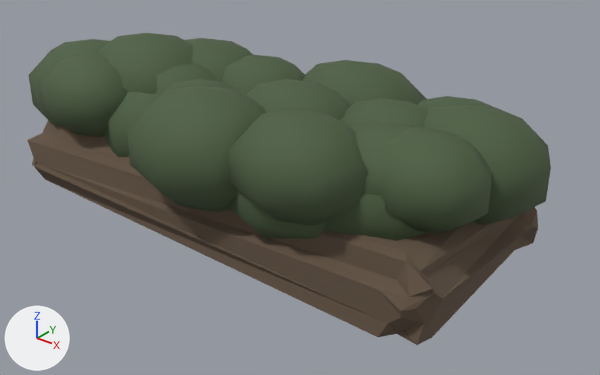
An edit to the glTF model ocean/swat/assets/environment/hollow_v1/props/laurel_berm.glb, drawn before and after from the same camera.
Rendered twice from a 50 mm camera at (7.31, -8.26, 5.78) aimed at (0.62, 0.11, 0.59). The lights are fixed; the arrows at lower left show +X, +Y and +Z. The first picture is the older version. Vertices at exactly the same position are counted once.

Names of what the first picture shows: 'laurel_berm'.
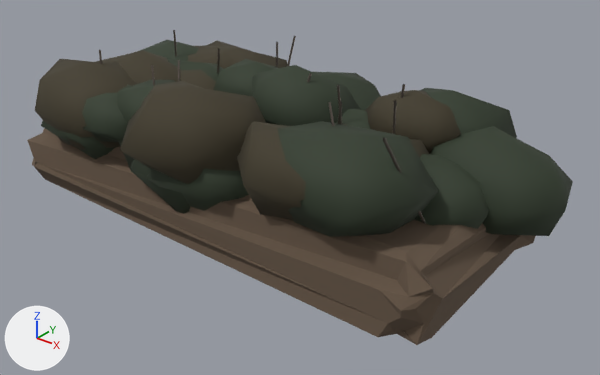
Edits to the bpy script that builds the scene:
```text
Change mat_laurel:
    mat_laurel.base_color: (0.07, 0.11, 0.05) -> (0.028, 0.042, 0.022)  # dark green #4b5d3f -> dark green #2f3a29
Change me_laurel_berm:
    remove me_laurel_berm.from_pydata(...)  # 980 vertices, 1852 faces; spans x -4.21..4.08, y -2.12..2.15, z -0.08..2.42
    add me_laurel_berm.from_pydata(...)  # 990 vertices, 1728 faces; spans x -3.68..4.29, y -2.11..2.04, z -0.08..2.33
    me_laurel_berm part 1: the loose piece of 34 vertices spanning x -0.36..1.91, y 0.25..2.15, z 0.6..2.2 is rebuilt with 23 vertices and now spans x -0.63..1.59, y 0.18..1.74, z 0.68..2.06
    me_laurel_berm part 2: the loose piece of 34 vertices spanning x 2.04..4.08, y -0.38..1.32, z 0.82..2.25 is rebuilt with 23 vertices and now spans x 2.31..4.29, y 0.08..1.63, z 0.56..1.92
    me_laurel_berm part 3: the loose piece of 34 vertices spanning x -1.0..1.24, y -2.12..-0.26, z 0.73..2.3 is rebuilt with 23 vertices and now spans x -1.2..0.87, y -2.11..-0.32, z 0.88..2.25, in mat_laurel_dark (brown #3f3827)
    me_laurel_berm part 4: the loose piece of 34 vertices spanning x -2.61..-0.52, y -1.36..0.39, z 0.48..1.95 is rebuilt with 23 vertices and now spans x -2.45..-0.28, y -0.86..0.78, z 0.71..1.93, in mat_laurel_dark (brown #3f3827)
    me_laurel_berm part 5: the loose piece of 34 vertices spanning x -2.67..-0.4, y -0.46..1.43, z 0.7..2.29 is rebuilt with 23 vertices and now spans x -2.58..-0.39, y 0.26..1.88, z 0.71..1.94, in mat_laurel_dark (brown #3f3827)
    me_laurel_berm part 6: the loose piece of 34 vertices spanning x 0.24..2.26, y -1.02..0.67, z 0.57..1.99 is rebuilt with 23 vertices and now spans x 0.77..2.83, y -0.95..0.56, z 0.54..1.78, in mat_laurel_dark (brown #3f3827)
    me_laurel_berm part 7: the loose piece of 34 vertices spanning x -2.43..-0.52, y -1.0..0.6, z 0.83..2.18 is rebuilt with 23 vertices and now spans x -3.3..-0.98, y -1.0..0.64, z 0.79..2.18, in mat_laurel_dark (brown #3f3827)
    me_laurel_berm part 8: the loose piece of 34 vertices spanning x -3.18..-0.96, y -1.1..0.75, z 0.87..2.42 is rebuilt with 23 vertices and now spans x -3.32..-1.34, y -0.67..0.89, z 0.52..1.89, in mat_laurel_dark (brown #3f3827)
    me_laurel_berm part 9: the loose piece of 34 vertices spanning x 1.44..3.54, y -0.49..1.26, z 0.59..2.06 is rebuilt with 23 vertices and now spans x 2.08..3.58, y -0.56..0.63, z 0.65..1.67
    me_laurel_berm part 10: the loose piece of 34 vertices spanning x 1.85..3.55, y 0.04..1.45, z 1.01..2.2 is rebuilt with 23 vertices and now spans x 1.41..3.18, y 0.43..1.84, z 1.05..2.17
    me_laurel_berm part 11: the loose piece of 34 vertices spanning x -3.61..-1.66, y -0.09..1.53, z 0.64..2.01 is rebuilt with 23 vertices and now spans x -3.62..-1.51, y 0.08..1.66, z 0.87..1.96
    me_laurel_berm part 12: the loose piece of 34 vertices spanning x 0.26..2.39, y -1.01..0.76, z 0.5..1.99 is rebuilt with 23 vertices and now spans x 0.36..2.39, y -0.26..1.38, z 0.63..1.86
    me_laurel_berm part 13: the loose piece of 34 vertices spanning x -0.27..1.74, y -0.98..0.7, z 0.84..2.25 is rebuilt with 23 vertices and now spans x -0.42..1.31, y -0.39..0.99, z 1.07..2.33
    me_laurel_berm part 14: the loose piece of 34 vertices spanning x 1.67..3.28, y -1.2..0.14, z 1.05..2.18 is rebuilt with 23 vertices and now spans x 0.98..3.22, y -1.71..-0.03, z 0.91..2.09
    me_laurel_berm part 15: the loose piece of 34 vertices spanning x 0.17..2.43, y -1.72..0.17, z 0.43..2.02 is rebuilt with 23 vertices and now spans x 0.63..2.54, y -1.71..-0.18, z 0.88..2.02, in mat_laurel_dark (brown #3f3827)
    me_laurel_berm part 16: the loose piece of 34 vertices spanning x -1.18..0.55, y -1.54..-0.09, z 1.0..2.21 is rebuilt with 23 vertices and now spans x -1.21..0.66, y -1.29..-0.07, z 0.65..1.69
    me_laurel_berm part 17: the loose piece of 34 vertices spanning x -3.33..-1.61, y -1.65..-0.21, z 0.99..2.19 is rebuilt with 23 vertices and now spans x -3.33..-1.1, y -1.82..-0.1, z 0.89..2.14, in mat_laurel_dark (brown #3f3827)
    me_laurel_berm part 18: the loose piece of 34 vertices spanning x -1.49..0.38, y -0.18..1.38, z 0.87..2.18 is rebuilt with 23 vertices and now spans x -1.27..0.23, y -0.2..0.84, z 1.32..2.16
    me_laurel_berm part 19: 204 vertices removed from x -4.21..3.79, y -1.94..1.23, z 0.54..2.32; 434 vertices added at x -3.48..3.14, y -1.77..2.04, z 0.39..2.31
    other edits to the shape of me_laurel_berm do not show in these pictures
    add me_laurel_berm.materials.append(mat_laurel_dark)  # brown #3f3827
    add me_laurel_berm.materials.append(mat_chain)  # grey #766c65
```

Pixel boxes [x1, y1, x2, y2] of what changed, in the pictures (600 x 375 px):
'laurel_berm', recoloured, reshaped
    before: [28, 33, 551, 345]
    after: [28, 30, 573, 345]
part 1 of me_laurel_berm, rebuilt
    before: [302, 60, 426, 105]
    after: [314, 72, 381, 111]
part 2 of me_laurel_berm, rebuilt
    before: [424, 105, 551, 225]
    after: [430, 126, 573, 236]
part 3 of me_laurel_berm, rebuilt
    before: [127, 86, 266, 212]
    after: [120, 81, 266, 184]
part 4 of me_laurel_berm, rebuilt
    before: [104, 92, 160, 157]
    after: [181, 70, 216, 90]
part 5 of me_laurel_berm, rebuilt
    before: [185, 38, 253, 82]
    after: [188, 45, 287, 68]
part 6 of me_laurel_berm, rebuilt (not visible before)
    after: [409, 139, 429, 157]
part 7 of me_laurel_berm, rebuilt
    before: [154, 62, 217, 95]
    after: [96, 50, 182, 83]
part 8 of me_laurel_berm, rebuilt (not visible afterwards)
    before: [96, 33, 194, 94]
part 9 of me_laurel_berm, rebuilt (not visible before)
    after: [415, 154, 489, 229]
part 10 of me_laurel_berm, rebuilt
    before: [417, 96, 493, 110]
    after: [419, 88, 517, 138]
part 11 of me_laurel_berm, rebuilt (not visible before)
    after: [137, 40, 199, 61]
part 12 of me_laurel_berm, rebuilt (not visible before)
    after: [336, 109, 370, 129]
part 13 of me_laurel_berm, rebuilt
    before: [246, 79, 352, 120]
    after: [252, 65, 360, 126]
part 14 of me_laurel_berm, rebuilt
    before: [352, 123, 410, 196]
    after: [278, 121, 438, 237]
part 15 of me_laurel_berm, rebuilt
    before: [227, 189, 327, 239]
    after: [237, 121, 347, 220]
part 16 of me_laurel_berm, rebuilt (not visible afterwards)
    before: [151, 79, 239, 105]
part 17 of me_laurel_berm, rebuilt (19% wider, 10% taller)
    before: [41, 54, 128, 137]
    after: [35, 59, 139, 150]
part 18 of me_laurel_berm, rebuilt
    before: [222, 55, 306, 91]
    after: [213, 59, 278, 96]
part 19 of me_laurel_berm, cut back
    before: [29, 39, 492, 241]
    after: [41, 30, 461, 224]
